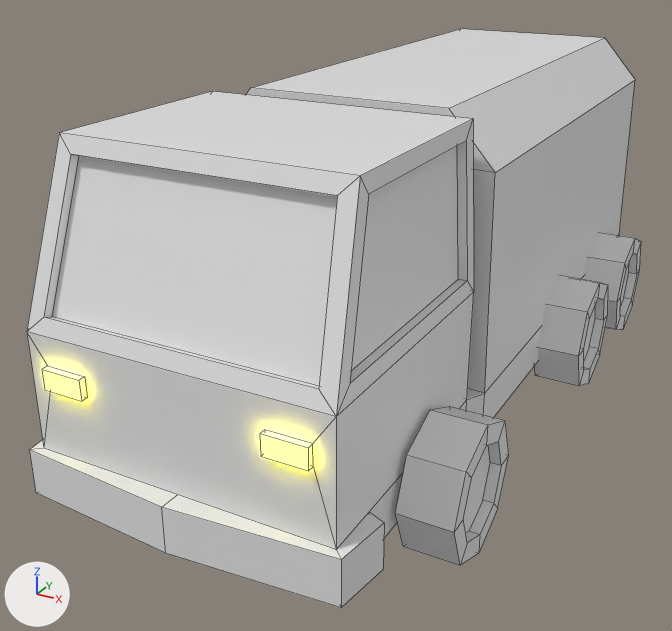
The Blender file Assets/Joicy/Models/Units/Truck.blend: old version first, new version second.
One viewpoint serves both versions: a camera (50 mm lens) standing at (14.6, -31.6, 18.4) and looking at (-1.5, -2.3, 3.7). Arrows for +X, +Y and +Z are at lower left; the lights stay in place. Mesh edges are drawn as thin lines.
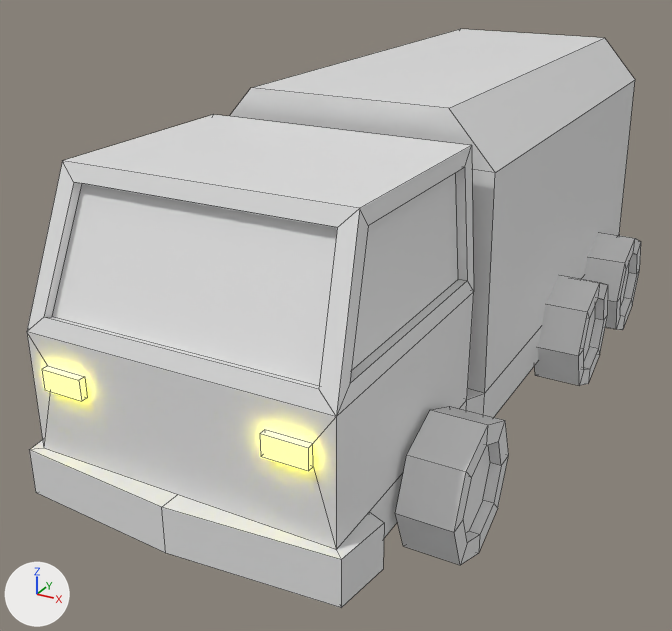
The newer file is also rescaled (x0.125), turned or shifted as a whole; pictures and numbers use the older file's frame.

Changed parts and their boxes [x1, y1, x2, y2] in the pictures (672 x 631 px; the box of a moved part takes in the faces that stretch with it):
part 1 of me_cube_001, moved or reshaped
    before: [27, 91, 474, 416]
    after: [27, 115, 474, 416]

Patch to the scene script:
```diff
--- a/Assets/Joicy/Models/Units/Truck.blend.py
+++ b/Assets/Joicy/Models/Units/Truck.blend.py
@@ me_cube_001 @@
 me_cube_001.from_pydata(...)  # 100 vertices, 91 faces; spans x -4.3..4.3, y -6.0..16.6, z -3.9..4.4
 # used by ob_cube; location = (0.0, -7.11, 6.77); scale = (1.32, 1.32, 1.32)
+# me_cube_001 part 1: all 16 vertices in x -3.6..3.6, y -4.2..1.4, z 3.9..4.4 are moved by (0.0, 0.0, -0.6)
 me_cube_001.materials.append(mat_material)
```
